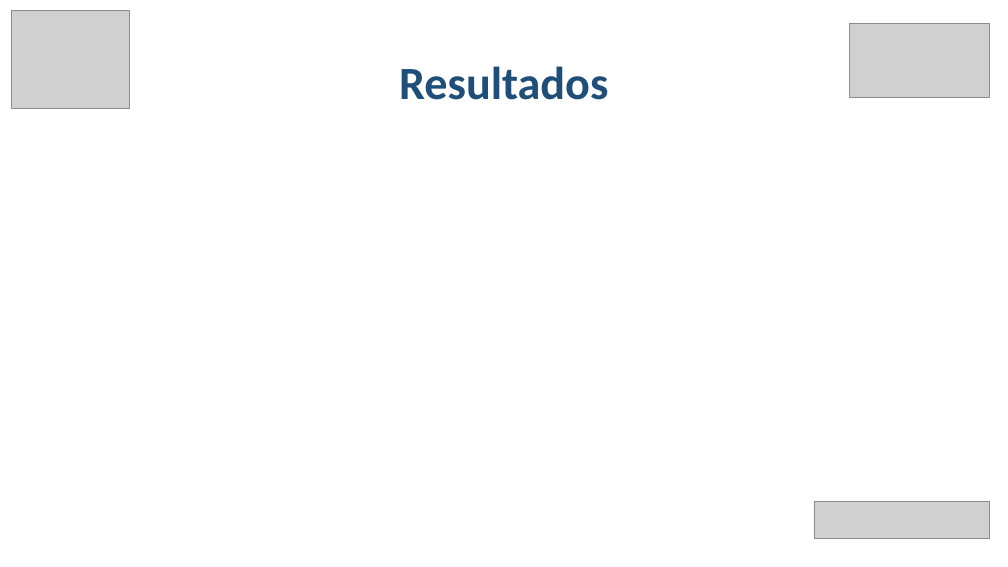
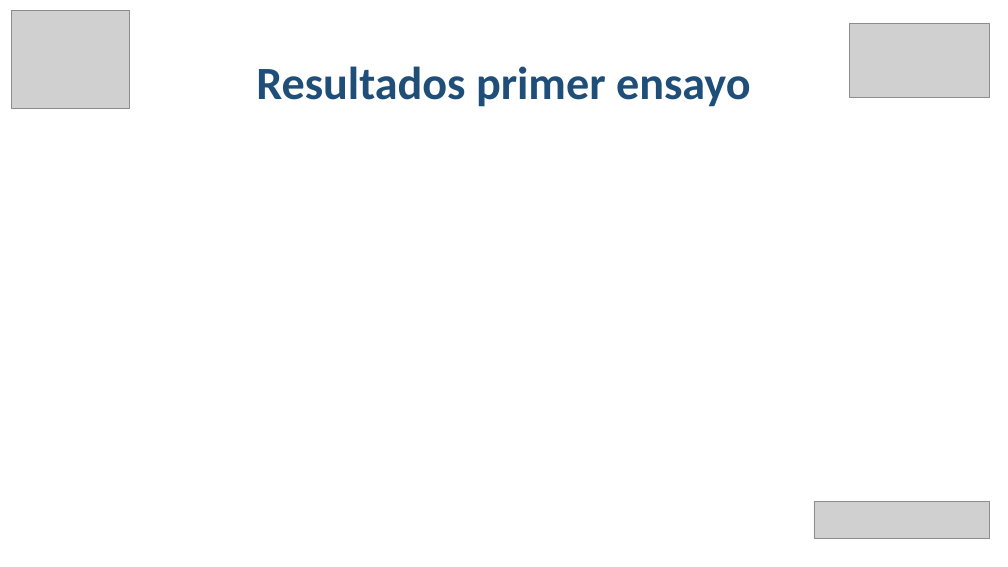
Before and after one commit to EmilioLdelaFuente/tfg, a slide deck: slide 20 of tfgPP.pptx (slide 17 before the commit). Drawn at 1008x567 pixels with LibreOffice and Linux fonts; fonts in the diff are those of the drawing; grey boxes stand for pictures. Boxes give left, top, right and bottom in pixels: in the first picture for what was removed or moved away, otherwise in the second. Text is boxed around its words. In the diff, an @@ line names an element or a change of style, - is before the commit and + after.

```diff
--- a/tfgPP.pptx
+++ b/tfgPP.pptx
@@ title at (x1=256, y1=66, x2=751, y2=107): text changed @@
-Resultados
+Resultados primer ensayo
```
Also in this commit, not shown: 9 other slides changed, 5 slides added.
